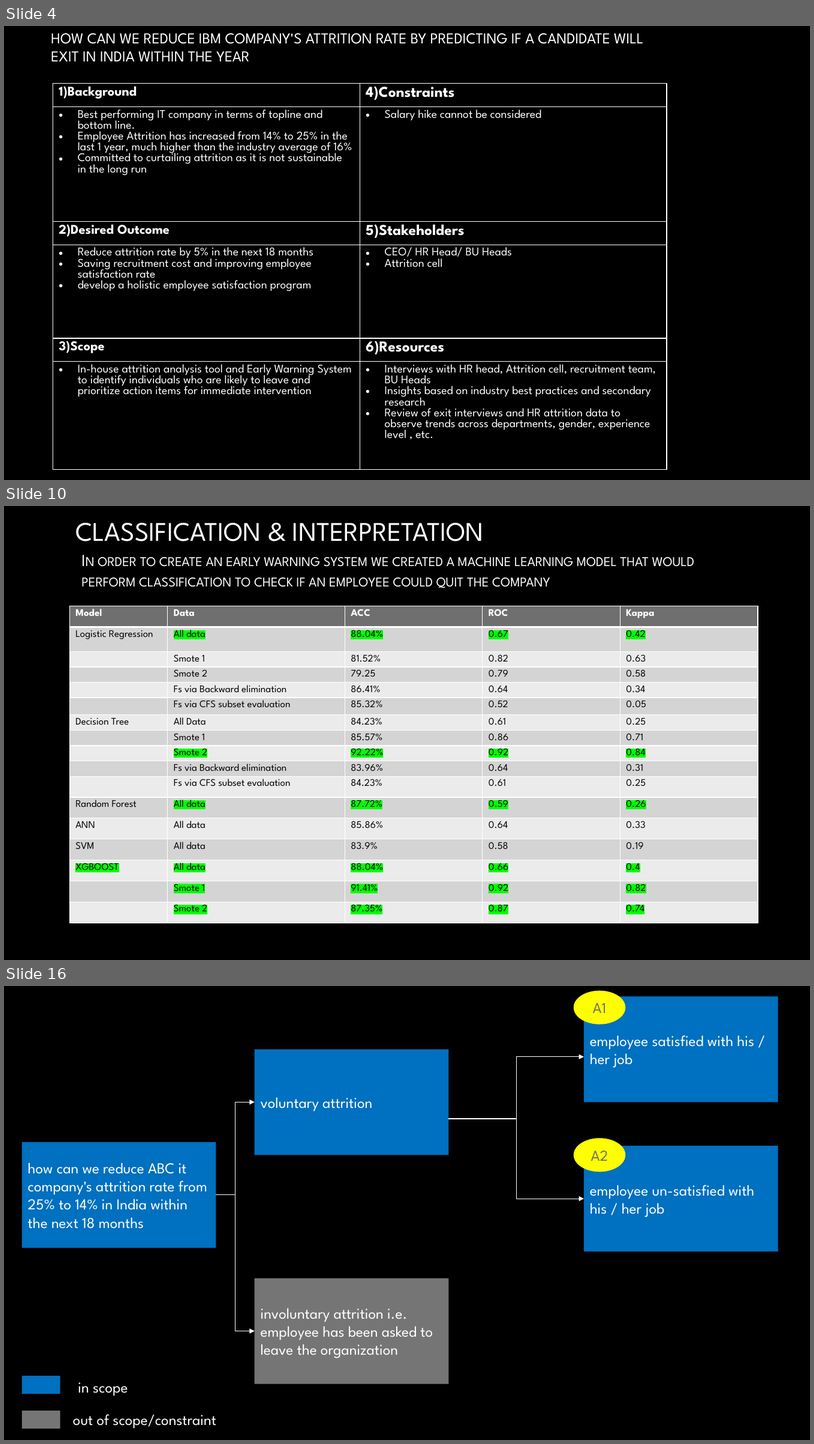
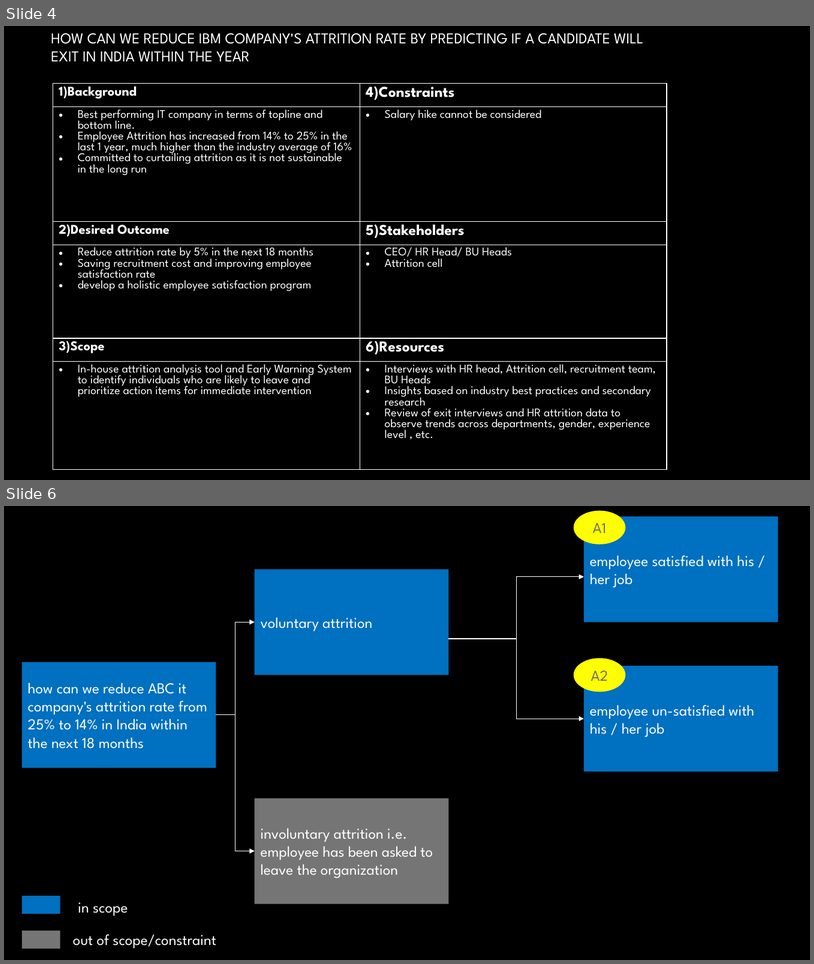
Before and after one commit to mmd52/HR_Employee_Attrition, a slide deck: Attrition Management.pptx. Shown one above the other, each under a label of ours: slides 4, 10 and 16 before the commit, slides 4 and 6 after it; the slides between them are not shown. The pictures are 814x1444 and 814x964 pixels, drawn with LibreOffice and Linux fonts; fonts in the diff are those of the drawing; background and template pictures are left out. Boxes give left, top, right and bottom in pixels: in the first picture for what was removed or moved away, otherwise in the second. Text is boxed around its words. In the diff, an @@ line names an element or a change of style, - is before the commit and + after.

```diff
--- a/Attrition Management.pptx
+++ b/Attrition Management.pptx
@@ slide 10 removed at <box>4,506,810,960</box>, background picture (left out) @@
@@ title removed at <box>75,523,484,541</box> @@
-CLASSIFICATION & INTERPRETATION
@@ text removed at <box>81,557,695,588</box> @@
-In order to create an early warning system we created a machine learning model that would perform classification to check if an employee could quit the company
@@ table removed at <box>69,606,758,949</box>, 17 rows, 5 columns @@
-Model | Data | ACC | ROC | Kappa
-Logistic Regression | All data | 88.04% | 0.67 | 0.42
- | Smote 1 | 81.52% | 0.82 | 0.63
- | Smote 2 | 79.25 | 0.79 | 0.58
- | Fs via Backward elimination | 86.41% | 0.64 | 0.34
- | Fs via CFS subset evaluation | 85.32% | 0.52 | 0.05
-Decision Tree | All Data | 84.23% | 0.61 | 0.25
- | Smote 1 | 85.57% | 0.86 | 0.71
- | Smote 2 | 92.22% | 0.92 | 0.84
- | Fs via Backward elimination | 83.96% | 0.64 | 0.31
- | Fs via CFS subset evaluation | 84.23% | 0.61 | 0.25
-Random Forest | All data | 87.72% | 0.59 | 0.26
-ANN | All data | 85.86% | 0.64 | 0.33
-SVM | All data | 83.9% | 0.58 | 0.19
-XGBOOST | All data | 88.04% | 0.66 | 0.4
- | Smote 1 | 91.41% | 0.92 | 0.82
- | Smote 2 | 87.35% | 0.87 | 0.74
@@ what was slide 16 is now slide 6 @@
```
Also in this commit, not shown: 2 slides changed, 9 other slides removed, 24 other files.
